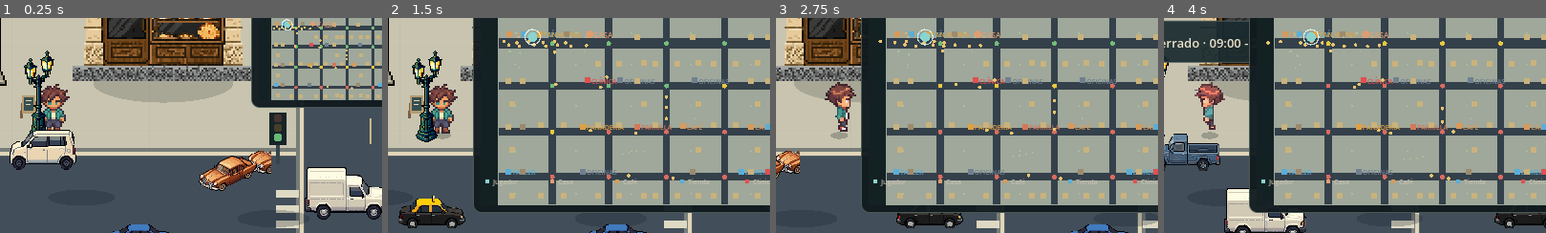
Above: before the commit, frames 1-4 (left to right).
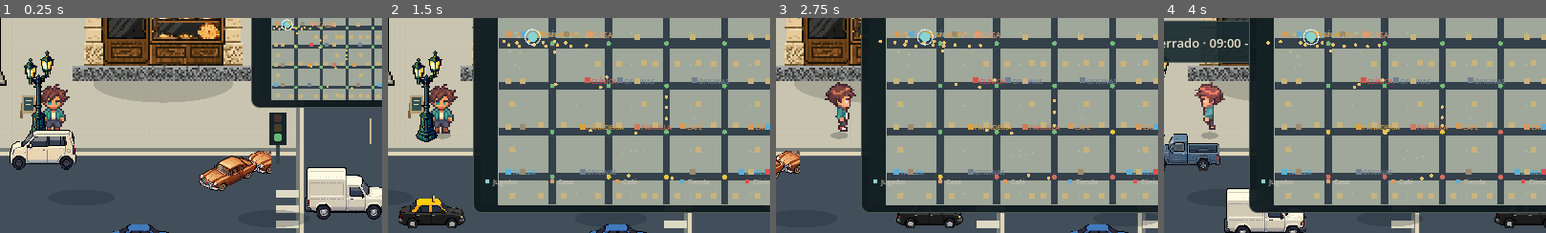
Above: after the commit, the same moments.

Repository: AgustinWojtyszyn/Life--simulador-de-vida
Game: Godot game, scene res://scenes/playground.tscn
Same seed, same stepped clock (60 frames per second), same inputs: the game is played once before the commit and once after it. This scene is started directly instead of the project's main scene.
Inputs (mouse positions are % of the whole screen's width and height, from its top left):
- Up to frame 1 (0.25 s): no input
- Up to frame 2 (1.5 s): drag from (87, 31) to (60, 28) at 0.52 s; drag from (30, 55) to (45, 70) at 1.27 s
- Up to frame 3 (2.75 s): move the mouse to (60, 28) at 2.02 s; hold D (move_right) from 2.03 s (still down); tap E (interact) at 2.1 s
- Up to frame 4 (4 s): release D (move_right) at 2.75 s; drag from (45, 70) to (20, 35) at 2.77 s; move the mouse to (80, 65) at 3.52 s; hold A (move_left) from 3.53 s (still down); tap E (interact) at 3.6 s
The pictures show only the part of the screen within x 43-93%, y 23-73%; the shares and areas given below are measured in that part.

The runs differ from the first frame. In frame 1, less than 0.1% of the frame differs, in the area x 77-98%, y 22-34%; in frame 2, 0.2%; in frame 3, 0.2%; in frame 4, 0.3%, in the area x 42-89%, y 10-76%.

Commit message:
fix(traffic): make signals pause-safe and deterministic

Diff:
--- a/scripts/traffic_signal.gd
+++ b/scripts/traffic_signal.gd
@@ -12,6 +12,7 @@
 var horizontal_state := "green"
 var vertical_state := "red"
 var update_clock := 0.0
+var simulation_seconds := 0.0
 
 func _ready() -> void:
 	add_to_group("traffic_signals")
@@ -21,6 +22,7 @@
 	refresh_state(true)
 
 func _process(delta: float) -> void:
+	simulation_seconds += delta
 	update_clock += delta
 	if update_clock < 0.12:
 		return
@@ -28,7 +30,7 @@
 	refresh_state(false)
 
 func refresh_state(force_redraw: bool) -> void:
-	var phase := fposmod(Time.get_ticks_msec() / 1000.0 + cycle_offset, CYCLE_SECONDS)
+	var phase := fposmod(simulation_seconds + cycle_offset, CYCLE_SECONDS)
 	var next_h := "red"
 	var next_v := "red"
 	var cursor := 0.0
